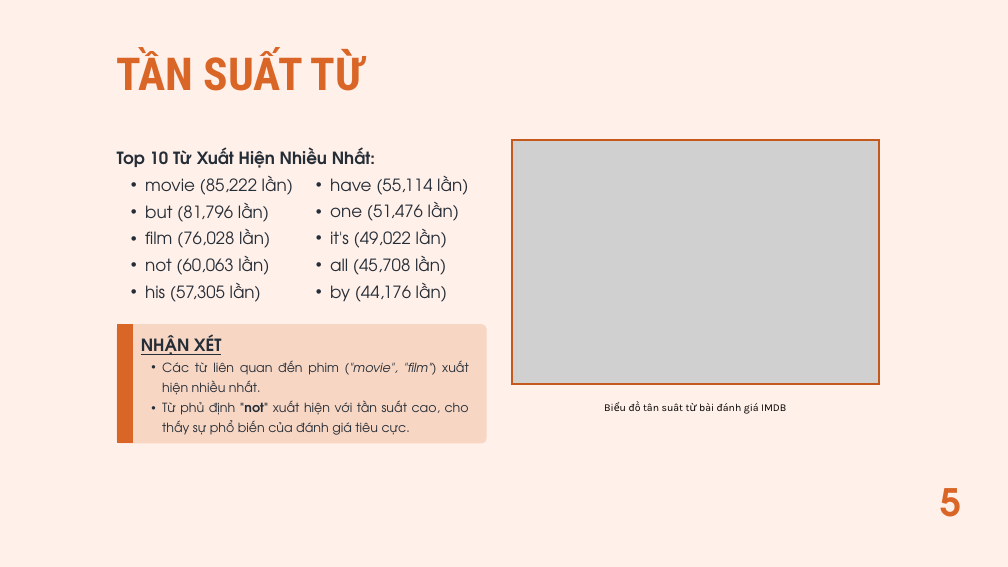
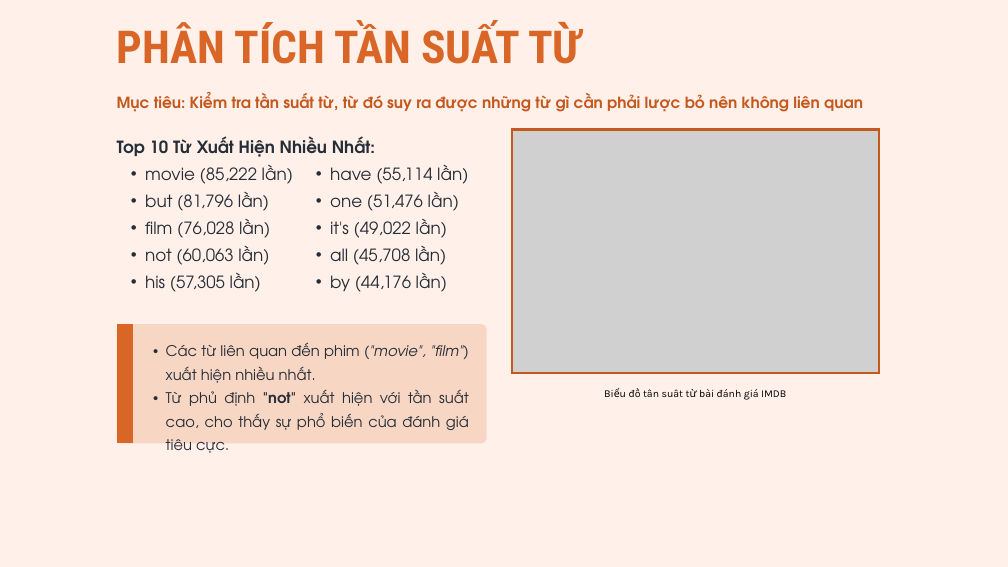
Before and after one commit to kietng04/NCKH, a slide deck: slide 7 of Bài 4 - Khảo sát đề tài/EDA Analyst.pptx (slide 5 before the commit). Drawn at 1008x567 pixels with LibreOffice and Linux fonts; fonts in the diff are those of the drawing; grey boxes stand for pictures. Boxes give left, top, right and bottom in pixels: in the first picture for what was removed or moved away, otherwise in the second. Text is boxed around its words. In the diff, an @@ line names an element or a change of style, - is before the commit and + after.

```diff
--- a/Bài 4 - Khảo sát đề tài/EDA Analyst.pptx
+++ b/Bài 4 - Khảo sát đề tài/EDA Analyst.pptx
@@ text at <box>117,22,581,64</box>: text changed @@
-TẦN SUẤT TỪ
+PHÂN TÍCH TẦN SUẤT TỪ
@@ text added at <box>117,92,863,112</box>, 22 pt, text #C5581D, bold @@
+Mục tiêu: Kiểm tra tần suất từ, từ đó suy ra được những từ gì cần phải lược bỏ nên không liên quan
@@ 2 texts, 1 picture: place and size @@
-2 texts, 1 picture at <box>117,140,879,384</box>
+2 texts, 1 picture at <box>117,130,879,373</box>
@@ text at <box>141,334,221,355</box>: paragraph removed @@
-NHẬN XÉT
@@ text "Các từ liên quan đến ...": place and size @@
-text "Các từ liên quan đến ..." at <box>141,334,469,435</box>
+text "Các từ liên quan đến ..." at <box>166,342,469,430</box>
@@ text "Các từ liên quan đến ..." at <box>166,342,469,430</box>: size 18 to 21 pt; indent changed; line spacing 28.8pt to 33.6pt @@
@@ text "Biểu đồ tân suât từ ...": place and size @@
-text "Biểu đồ tân suât từ ..." at <box>629,403,786,414</box>
+text "Biểu đồ tân suât từ ..." at <box>629,389,786,400</box>
@@ text removed at <box>941,488,962,517</box> @@
-5
```
Also in this commit, not shown: 3 other slides changed, 7 slides added, 7 slides removed.
